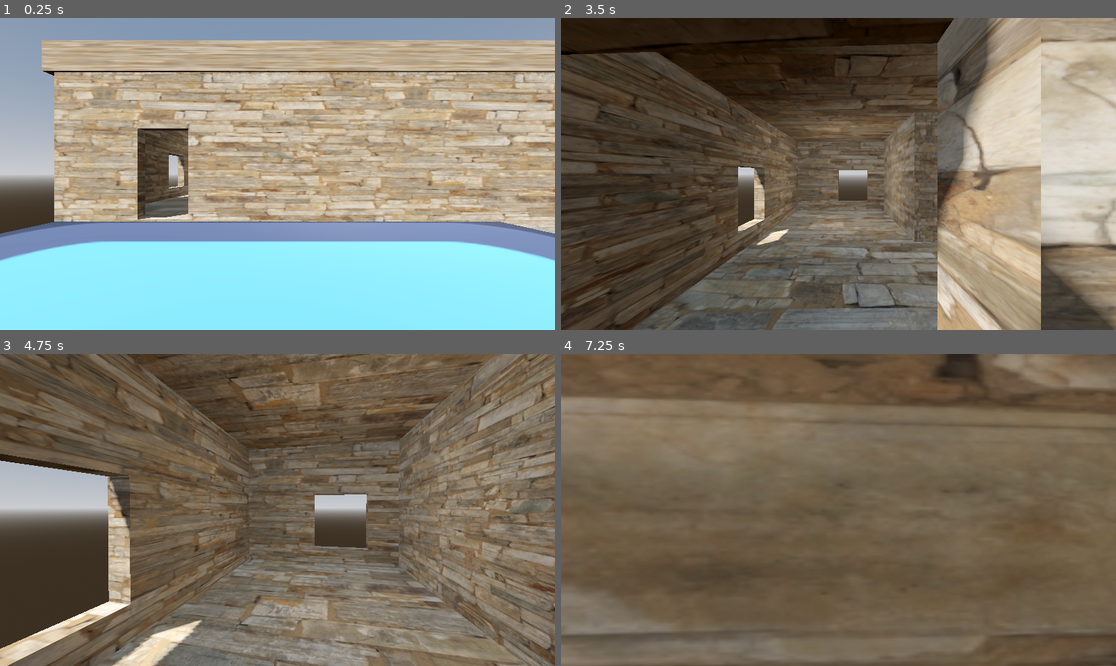
Above: before the commit, frames 1-4 (two rows, left to right).
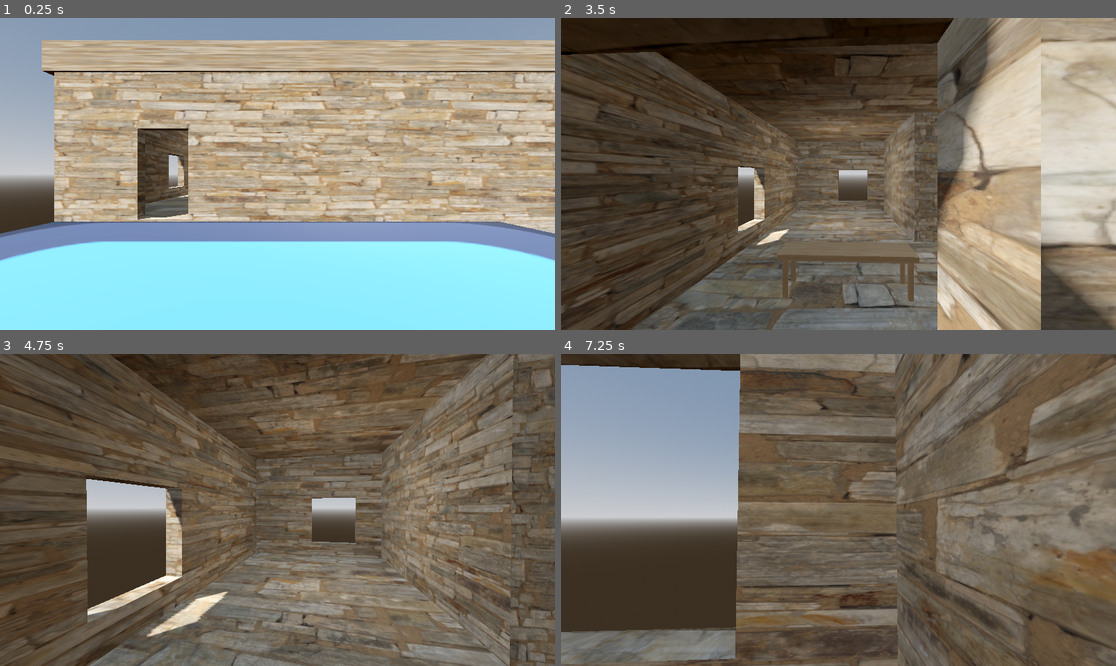
Above: after the commit, the same moments.

Repository: christiannoll/FirstPersonGame
Game: Godot game, scene res://levels/level.tscn
Same seed, same stepped clock (60 frames per second), same inputs: the game is played once before the commit and once after it. The engine's default icon, where the game draws it, is replaced by a stand-in: a white triangle on a blue panel in a dark square.
Inputs (mouse positions are in pixels of both pictures, inside the frame that each line leads up to):
- Up to frame 1 (0.25 s): no input
- Up to frame 2 (3.5 s): tap Enter at 0.5 s; move the mouse to (832, 180) at 0.52 s; hold W (forward) 0.53-2.78 s; tap Space (jump) at 0.77, 1.52, 3.02 s; move the mouse to (877, 177) at 1.27 s; move the mouse to (794, 170) at 2.02 s; move the mouse to (844, 174) at 2.77 s; hold A (left) from 2.78 s (still down)
- Up to frame 3 (4.75 s): move the mouse to (255, 503) at 3.52 s; release A (left) at 3.53 s; hold W (forward) from 3.53 s (still down); tap Space (jump) at 3.77, 4.52 s; move the mouse to (305, 510) at 4.27 s
- Up to frame 4 (7.25 s): move the mouse to (810, 510) at 5.02 s; move the mouse to (849, 503) at 5.77 s; release W (forward) at 5.78 s; hold D (right) 5.78-6.53 s; tap Space (jump) at 6.02, 6.77 s; move the mouse to (832, 516) at 6.52 s; hold W (forward) from 6.53 s (still down)

The runs differ from the first frame. In frame 1, less than 0.1% of the frame differs, in the area x 33-34%, y 53-55%; in frame 2, 1.1%; in frame 3, 47%; in frame 4, 56%, in the area x 0-100%, y 0-100%.

Commit message:
Placed the table in the house

Diff:
--- a/scenery/house.tscn
+++ b/scenery/house.tscn
@@ -3,6 +3,7 @@
 [ext_resource type="PackedScene" uid="uid://it8ldhw0cn7y" path="res://scenery/stairs.tscn" id="1_3fs81"]
 [ext_resource type="Material" uid="uid://wmx45rucsojh" path="res://materials/house_material.tres" id="1_cdgek"]
 [ext_resource type="Material" uid="uid://bp43lop5jepdr" path="res://materials/house_material2.tres" id="2_i02j4"]
+[ext_resource type="PackedScene" uid="uid://d1rdxg86ykr18" path="res://scenery/table.tscn" id="4_arxyt"]
 
 [sub_resource type="StandardMaterial3D" id="StandardMaterial3D_sy2ny"]
 resource_name = "Material"
@@ -315,3 +316,6 @@
 
 [node name="stairs2" parent="." unique_id=1282331733 instance=ExtResource("1_3fs81")]
 transform = Transform3D(-0.7931017, 0, -2.3533966e-07, 0, 1.2109339, 0, 1.1975503e-07, 0, -1.5585841, -4.7596455, -12.9434395, -7.3934703)
+
+[node name="table" parent="." unique_id=1959725320 instance=ExtResource("4_arxyt")]
+transform = Transform3D(2, 0, 0, 0, 2, 0, 0, 0, 1.7, 12.703395, -3.0869424, -6.0611496)
